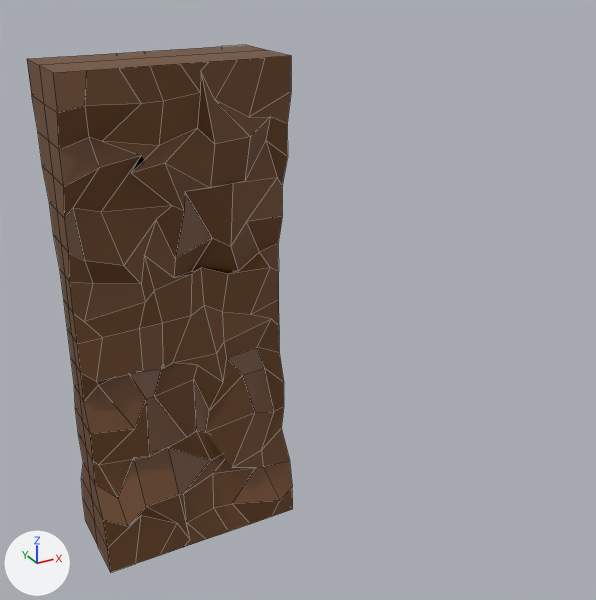
An edit to the FBX model Project/Assets/Models/Cave/CaveWall.fbx, drawn before and after from the same camera.
Before and after are seen from a 50 mm camera at (-6.97, 7.66, 4.84) aimed at (-3.78, 13.46, 1.94). The axes (+X, +Y, +Z) are drawn at lower left. The lights are the same throughout. Mesh edges are drawn as thin lines. Where no turn or scale is listed for an object, it has been applied to the vertices.

Before the edit, the objects in view are built like this:
```python
me_cube = bpy.data.meshes.new('Cube')
me_cube.from_pydata(...)  # 326 vertices, 296 faces; spans x -0.85..0.85, y -0.44..0.44, z 0.0..4.0
me_cube.materials.append(mat_egidio)  # brown #6e4725
ob_cube = bpy.data.objects.new('Cube', me_cube)
ob_cube.location = (-4.903, 13.444, 0.063)
```
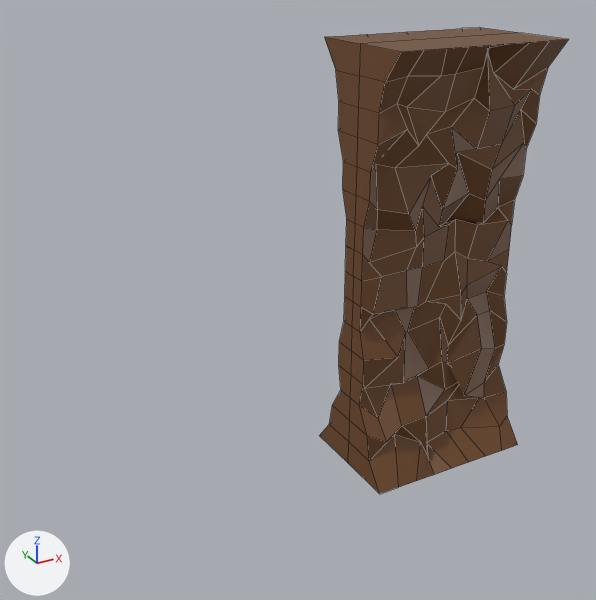
Diff of the bpy script that builds the scene:
```diff
--- a/Project/Assets/Models/Cave/CaveWall.fbx.py
+++ b/Project/Assets/Models/Cave/CaveWall.fbx.py
@@ me_cube @@
 # used by ob_cube; location = (-4.903, 13.444, 0.063)
-me_cube.from_pydata(...)  # 326 vertices, 296 faces; spans x -0.85..0.85, y -0.44..0.44, z 0.0..4.0
+me_cube.from_pydata(...)  # 326 vertices, 296 faces; spans x -0.85..0.85, y -0.56..0.56, z 0.0..4.0
+# me_cube part 1: the 1 vertex in x -0.3, y -0.3, z 3.39 is moved by (-0.12, 0.03, -0.21)
+# me_cube part 2: all 9 vertices in x -0.85..0.85, y -0.37, z 4.0 are moved by (0.0, -0.19, 0.0)
+# me_cube part 3: the 1 vertex in x 0.4, y -0.29, z 3.09 is moved by (0.0, 0.0, -0.21)
+# me_cube part 4: all 9 vertices in x -0.85..0.85, y 0.37, z 4.0 are moved by (0.0, 0.19, 0.0)
+# me_cube part 5: all 9 vertices in x -0.85..0.85, y -0.37, z 0.0 are scaled about their middle by (1, 1.53, 1.53)
+# me_cube part 6: all 9 vertices in x -0.85..0.85, y 0.37, z 0.0 are scaled about their middle by (1, 1.53, 1.53)
+# me_cube part 7: edges marked sharp go from 566 to 568
 me_cube.materials.append(mat_egidio)
@@ ob_cube @@
 ob_cube = bpy.data.objects.new('Cube', me_cube)
-ob_cube.location = (-4.903, 13.444, 0.063)
+ob_cube.location = (-2.377, 13.444, 0.063)
```

Changed parts and their boxes [x1, y1, x2, y2] in the pictures (596 x 600 px; the box of a moved part takes in the faces that stretch with it):
'Cube', reshaped, shading changed, moved (6% narrower, 12% shorter)
    before: [27, 45, 293, 572]
    after: [320, 28, 569, 494]
part 1 of me_cube, moved or reshaped
    before: [73, 138, 172, 212]
    after: [378, 104, 449, 168]
part 2 of me_cube, moved or reshaped
    before: [39, 50, 291, 117]
    after: [359, 33, 569, 89]
part 3 of me_cube, moved or reshaped
    before: [185, 141, 277, 247]
    after: [457, 109, 524, 201]
part 4 of me_cube, moved or reshaped
    before: [27, 45, 265, 104]
    after: [324, 28, 517, 76]
part 5 of me_cube, moved or reshaped
    before: [95, 488, 293, 572]
    after: [348, 416, 518, 494]
part 6 of me_cube, moved or reshaped
    before: [83, 500, 98, 546]
    after: [320, 424, 349, 463]
part 7 of me_cube, shading changed
    before: [32, 73, 292, 548]
    after: [329, 53, 548, 461]
